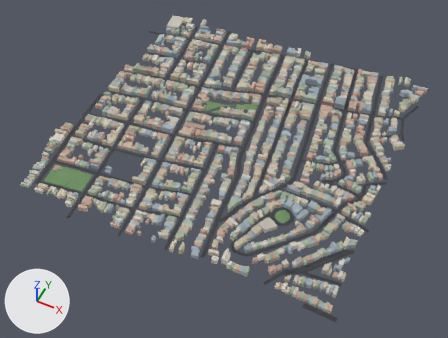
Two versions of the glTF model public/tiles/tile_8_14.glb, one commit apart.
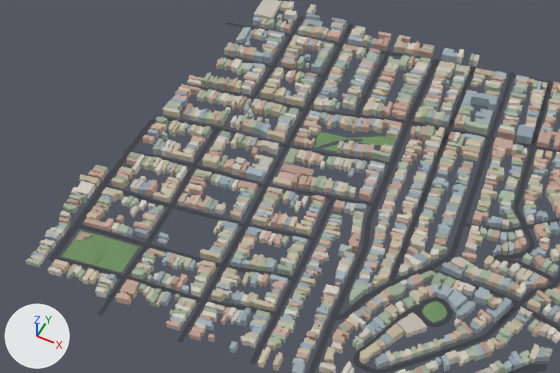
There are two pictures of each version: one whole from a camera (50 mm lens) standing at (120.0, -3746.0, 1247.0) and looking at (-357.0, -2792.0, 55.0), one close up on the part from 1% to 81% of the width and 5% to 76% of the height. Arrows for +X, +Y and +Z are at lower left; the lights stay in place. The older version's two pictures come first. Where no turn or scale is listed for an object, it has been applied to the vertices.

Objects in the first close-up: 'bld_8_14', 'grn_8_14', 'road_8_14'.
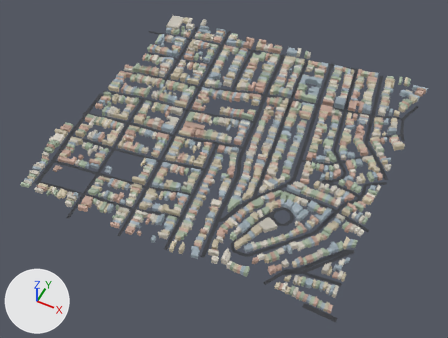
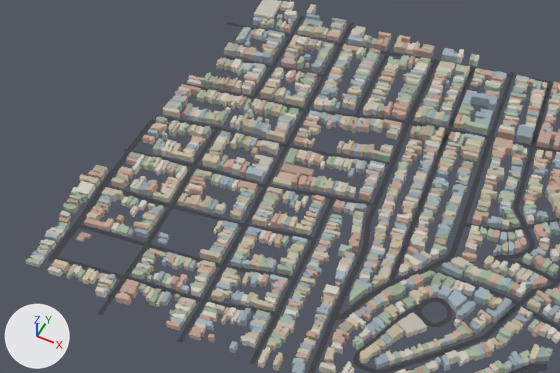
Location of each change, (x1, y1, x2, y2) in pixels of the close-ups (560 x 373 px):
```json
{"object": "grn_8_14", "change": "deleted", "before": [62, 132, 447, 322]}
```

The change, as JSON lines over the scene's bpy script:
```json
{"op": "remove", "block": "ob_grn_8_14", "code": ["ob_grn_8_14 = bpy.data.objects.new('grn_8_14', me_grn_8_14)", "ob_grn_8_14.location = (-417.0, -2826.0, 132.0)"]}
```
